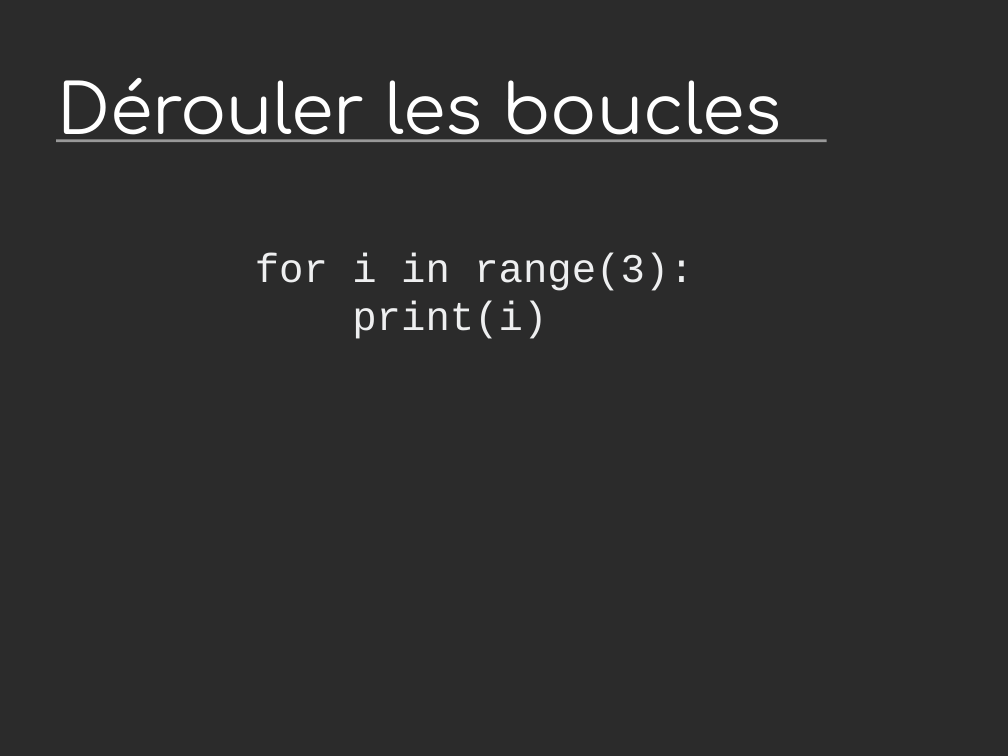
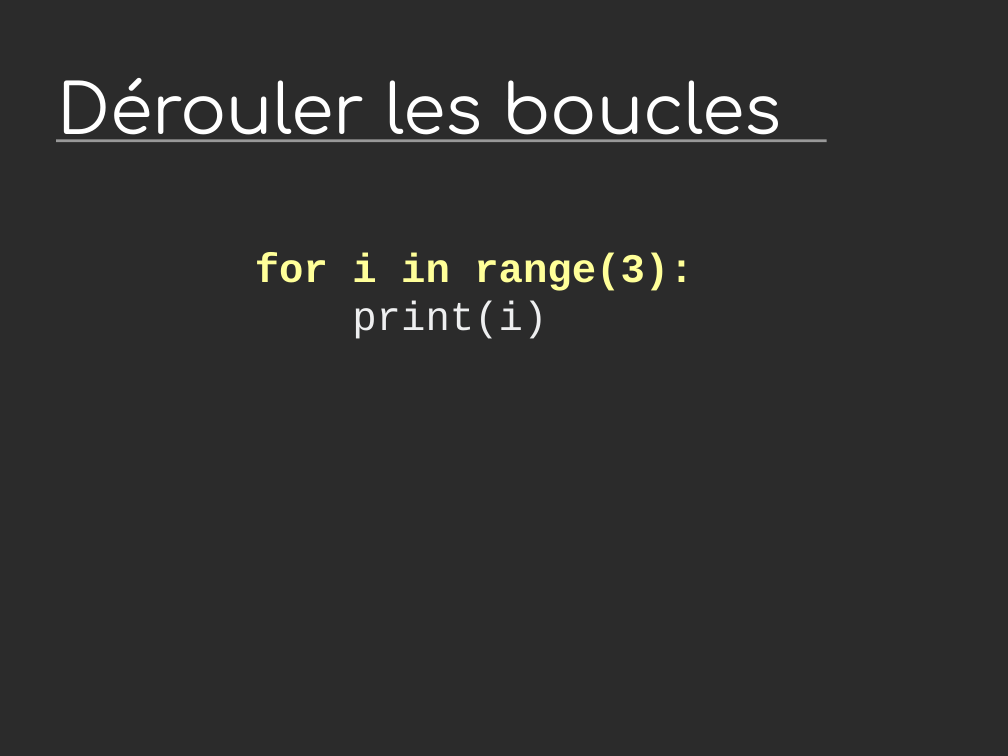
Before and after one commit to vstinner/talks, a slide deck: slide 12 of 2015-dev-var-Toulon/fat_python.odp. Drawn at 1008x756 pixels with LibreOffice and Linux fonts; fonts in the diff are those of the drawing; background and template pictures are left out; a plain dark background stands for a picture behind light text. Boxes give left, top, right and bottom in pixels: in the first picture for what was removed or moved away, otherwise in the second. Text is boxed around its words. In the diff, an @@ line names an element or a change of style, - is before the commit and + after.

```diff
--- a/2015-dev-var-Toulon/fat_python.odp
+++ b/2015-dev-var-Toulon/fat_python.odp
@@ text "for i in range(3): print(i)" at [255, 252, 693, 339]: text colour #EEEFF0 to #FFFF99, bold on in "for i in range(3):" @@
```
Also in this commit, not shown: 3 other slides changed, 1 other file.
